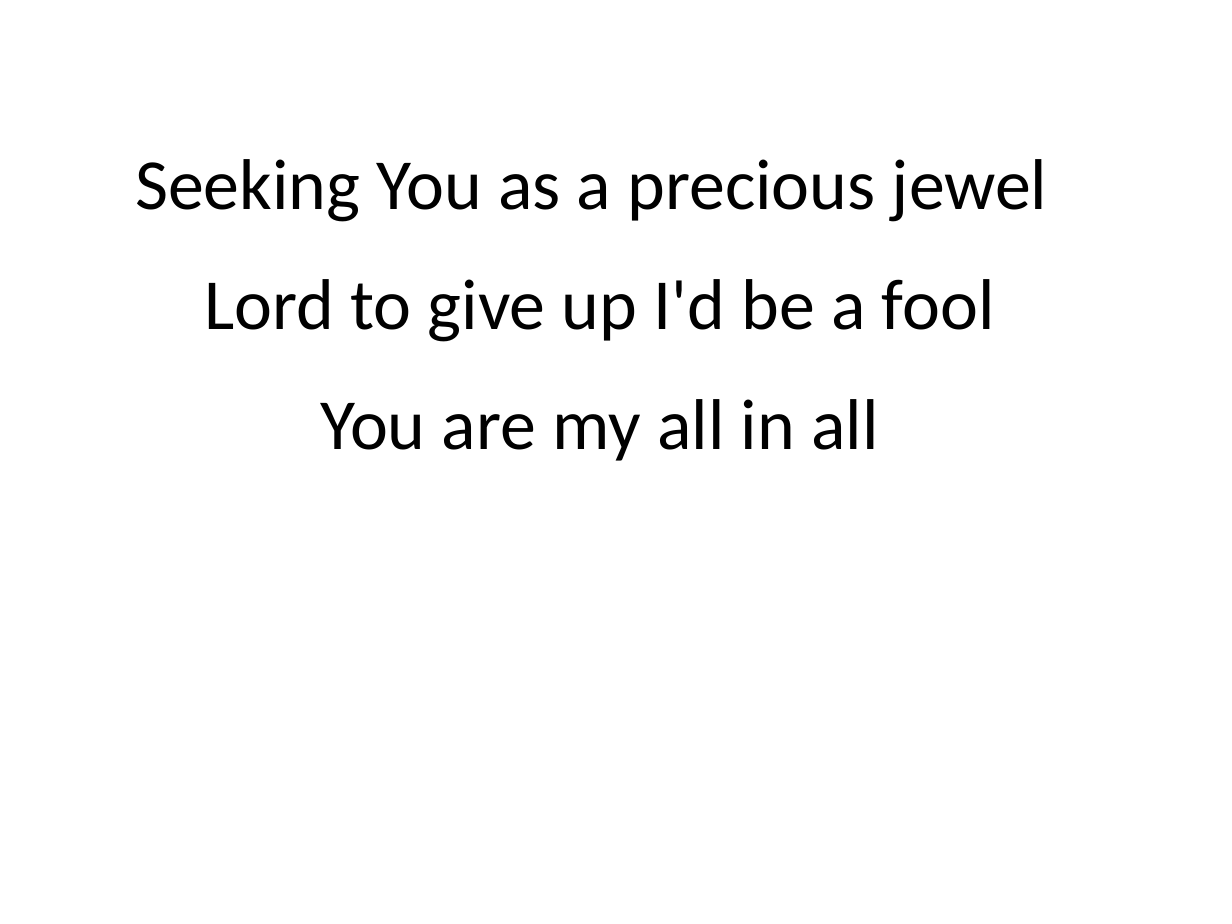
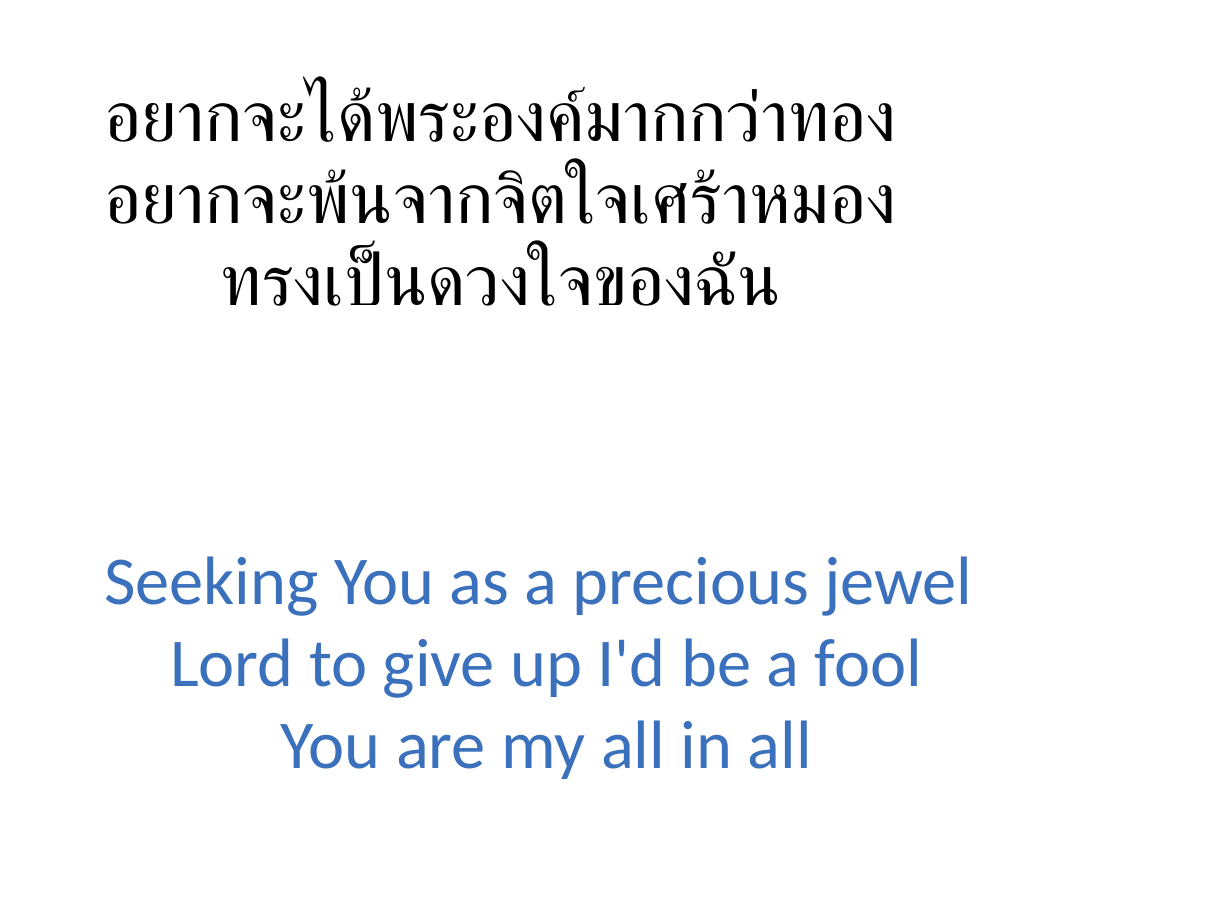
Before and after one commit to mightmay/songpptcreator, a slide deck: slide 3 of finishedppt/WorshipSongs.pptx (slide 27 before the commit). Drawn at 1232x924 pixels with LibreOffice and Linux fonts; fonts in the diff are those of the drawing. Boxes give left, top, right and bottom in pixels: in the first picture for what was removed or moved away, otherwise in the second. Text is boxed around its words. In the diff, an @@ line names an element or a change of style, - is before the commit and + after.

```diff
--- a/finishedppt/WorshipSongs.pptx
+++ b/finishedppt/WorshipSongs.pptx
@@ text added at [104,85,897,306], 42 pt, text #000000 @@
+อยากจะได้พระองค์มากกว่าทอง
+อยากจะพ้นจากจิตใจเศร้าหมอง
+ทรงเป็นดวงใจของฉัน
@@ text "Seeking You as a precious ...": place and size @@
-text "Seeking You as a precious ..." at [135,159,1048,461]
+text "Seeking You as a precious ..." at [104,556,972,779]
@@ text "Seeking You as a precious ..." at [104,556,972,779]: size 42 to 40 pt, text colour #000000 to #3A70BC; line spacing 70pt to 48pt @@
```
Also in this commit, not shown: 5 other slides changed, 24 slides removed, 2 other files.
